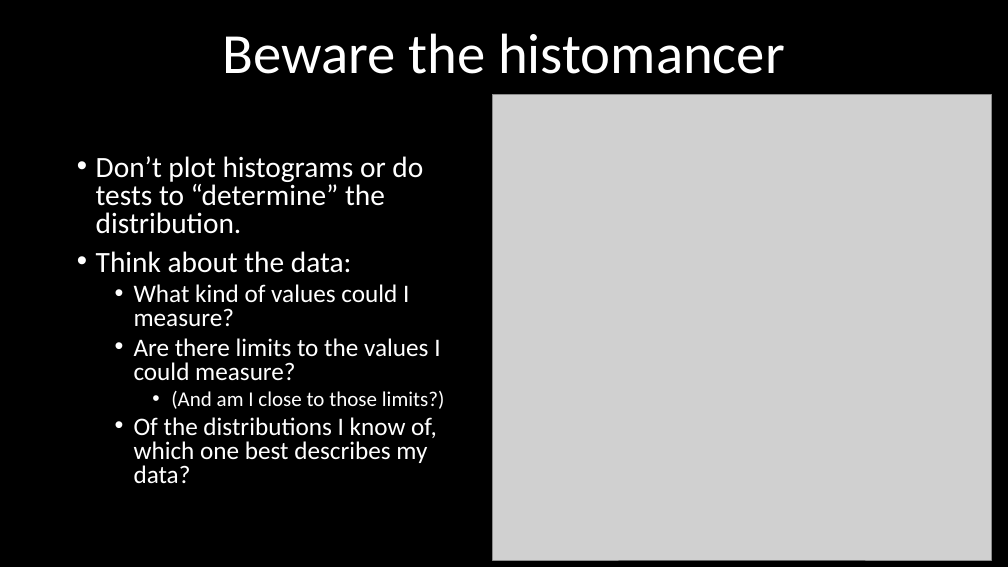
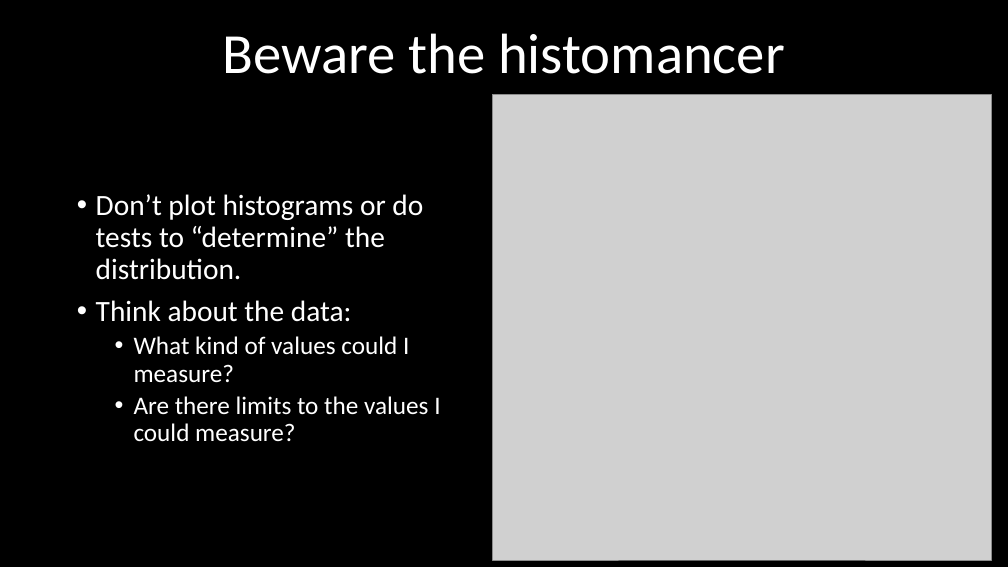
Before and after one commit to DeonRoos/stats-for-biologists, a slide deck: slide 15 of Lectures/BI3010 Lecture 1.5 Introduction to linear models.pptx (slide 17 before the commit). Drawn at 1008x567 pixels with LibreOffice and Linux fonts; fonts in the diff are those of the drawing; grey boxes stand for pictures. Boxes give left, top, right and bottom in pixels: in the first picture for what was removed or moved away, otherwise in the second. Text is boxed around its words. In the diff, an @@ line names an element or a change of style, - is before the commit and + after.

```diff
--- a/Lectures/BI3010 Lecture 1.5 Introduction to linear models.pptx
+++ b/Lectures/BI3010 Lecture 1.5 Introduction to linear models.pptx
@@ text "Don’t plot histograms or do ...": place and size @@
-text "Don’t plot histograms or do ..." at bbox=[96, 156, 445, 483]
+text "Don’t plot histograms or do ..." at bbox=[96, 194, 440, 442]
@@ text "Don’t plot histograms or do ..." at bbox=[96, 194, 440, 442]: line spacing 0.8 to 0.9 @@
@@ text at bbox=[134, 391, 445, 483]: paragraphs removed @@
-    • (And am I close to those limits?)
-  • Of the distributions I know of, which one best describes my data?
```
Also in this commit, not shown: 4 other slides changed, 2 slides removed, 12 other files.
